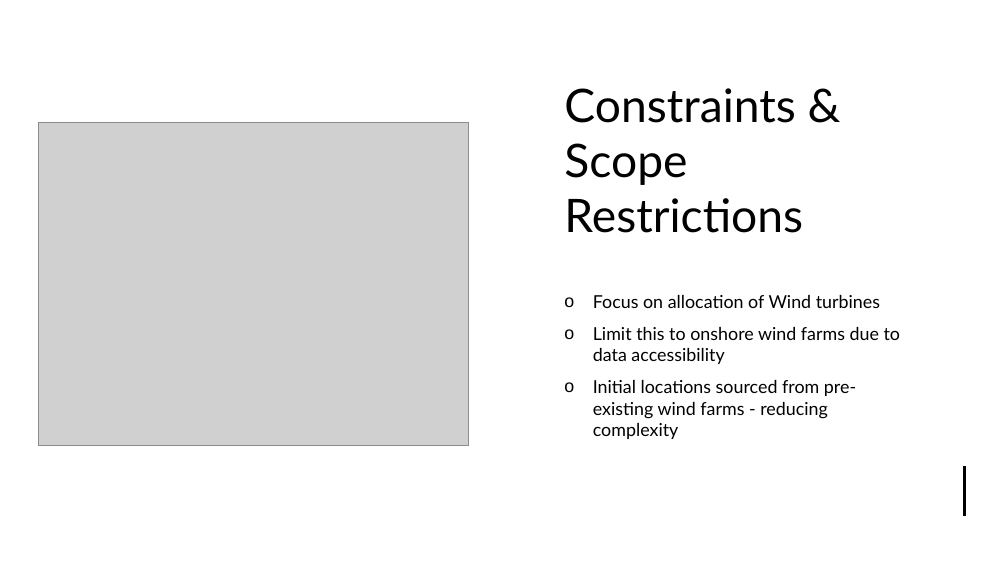
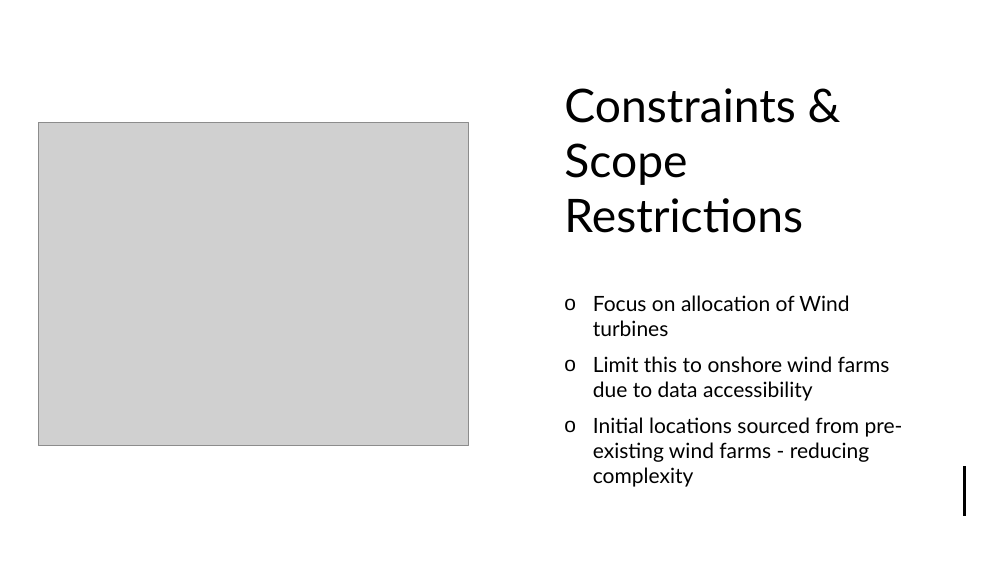
Before and after one commit to james-a-page/CS310Project, a slide deck: slide 5 of Documents/Presentation/ProjectPresentation-JamesPage.pptx. Drawn at 1008x567 pixels with LibreOffice and Linux fonts; fonts in the diff are those of the drawing; grey boxes stand for pictures. Boxes give left, top, right and bottom in pixels: in the first picture for what was removed or moved away, otherwise in the second. Text is boxed around its words. In the diff, an @@ line names an element or a change of style, - is before the commit and + after.

```diff
--- a/Documents/Presentation/ProjectPresentation-JamesPage.pptx
+++ b/Documents/Presentation/ProjectPresentation-JamesPage.pptx
@@ text "Focus on allocation of Wind ..." at (x1=593, y1=295, x2=903, y2=487): size 17 to 20 pt @@
```
Also in this commit, not shown: 5 other slides changed, 1 slide added, 1 slide removed, 14 other files.
